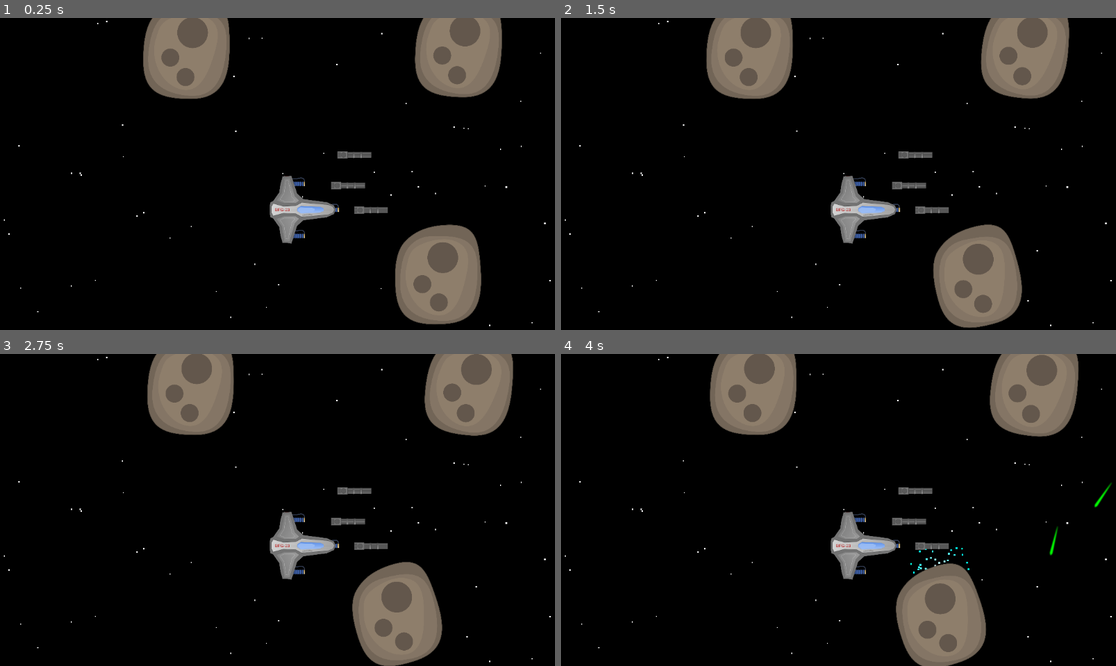
Above: before the commit, frames 1-4 (two rows, left to right).
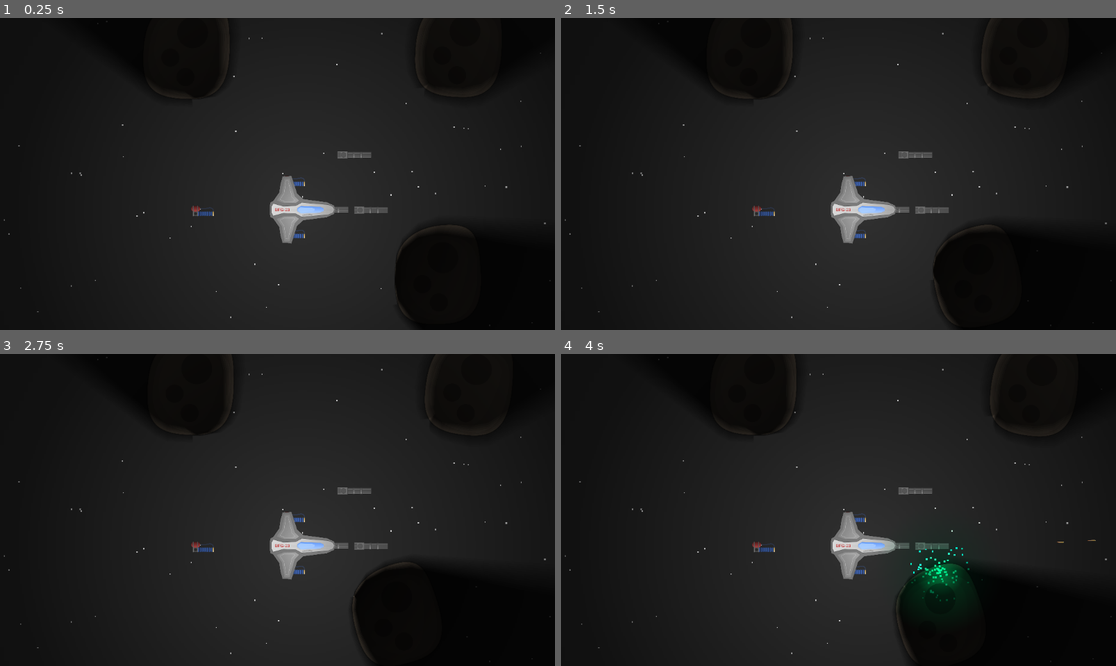
Above: after the commit, the same moments.

Repository: mkormout/graviton
Game: Godot game, scene res://world.tscn
Same seed, same stepped clock (60 frames per second), same inputs: the game is played once before the commit and once after it.
Inputs:
- Up to frame 1 (0.25 s): no input
- Up to frame 2 (1.5 s): tap Space at 0.77 s
- Up to frame 3 (2.75 s): tap Space at 1.52 s
- Up to frame 4 (4 s): tap Space at 3.02, 3.77 s

The runs differ from the first frame. In frame 1, 67% of the frame differs, in the area x 0-100%, y 0-100%; in frame 2, 66%; in frame 3, 65%; in frame 4, 65%.

Commit message:
lights

Diff:
--- a/components/bullet-hit.gd
+++ b/components/bullet-hit.gd
@@ -1,8 +1,11 @@
 class_name BulletHit
 extends Node2D
 
+@export var time: float = 0.5
+
 func _ready():
-	die(0.5)
+	die(time)
+	pass
 
 func die(delay: float):
 	await get_tree().create_timer(delay).timeout
--- a/components/bullet.gd
+++ b/components/bullet.gd
@@ -2,17 +2,18 @@
 extends RigidBody2D
 
 @export var effect: PackedScene
+@export var life: float = 2.0
 
 func _ready():
 	connect("body_entered", collision)
-	die(2.0)
+	die(life)
 
 func collision(body):
 	if body is Asteroid:
 		var instance = effect.instantiate() as Node2D
-		instance.position = position
-		get_parent().add_child(instance)
-		die(0.2)
+		instance.global_position = global_position
+		get_tree().get_root().add_child(instance)
+		die(0.1)
 
 func die(delay: float):
 	await get_tree().create_timer(delay).timeout
--- a/components/propeller-movement.gd
+++ b/components/propeller-movement.gd
@@ -3,6 +3,7 @@
 
 @export var body: RigidBody2D
 @export var particles: CPUParticles2D
+@export var light: PointLight2D
 @export var profile: PropellerMovementProfile
 @export var action: StringName
 @export var position: Vector2
@@ -13,6 +14,9 @@
 	if particles:
 		particles.emitting = active
 
+	if light:
+		light.enabled = active
+
 	if active:
 		body.apply_force(
 			profile.vector.rotated(body.rotation) * profile.thrust * delta * 100,
--- a/prefabs/asteroid-medium-1.tscn
+++ b/prefabs/asteroid-medium-1.tscn
@@ -1,7 +1,10 @@
-[gd_scene load_steps=3 format=3 uid="uid://cwp2sgwkhew6n"]
+[gd_scene load_steps=4 format=3 uid="uid://cwp2sgwkhew6n"]
 
 [ext_resource type="Script" path="res://components/asteroid.gd" id="1_2vbdd"]
 [ext_resource type="Texture2D" uid="uid://c8yfvagmfbcxl" path="res://images/asteroid-medium-1.png" id="1_jdx2l"]
+
+[sub_resource type="OccluderPolygon2D" id="OccluderPolygon2D_x4f7r"]
+polygon = PackedVector2Array(53, 523, 249, 486, 362, 391, 432, 256, 443, 57, 458, -155, 425, -344, 341, -483, 57, -525, -174, -477, -343, -348, -418, -200, -454, 46, -435, 274, -367, 423, -241, 492)
 
 [node name="Asteroid-medium-1" type="RigidBody2D"]
 collision_layer = 3
@@ -14,3 +17,6 @@
 
 [node name="CollisionPolygon2D" type="CollisionPolygon2D" parent="."]
 polygon = PackedVector2Array(-447, -1, -427, -151, -366, -320, -261, -421, -123, -490, 111, -520, 330, -475, 405, -388, 443, -272, 453, -131, 440, 170, 414, 289, 359, 392, 242, 481, 71, 515, -106, 506, -247, 484, -357, 416, -411, 338, -442, 233)
+
+[node name="LightOccluder2D" type="LightOccluder2D" parent="."]
+occluder = SubResource("OccluderPolygon2D_x4f7r")
--- a/prefabs/laser/bullet-hit.tscn
+++ b/prefabs/laser/laser-bullet-hit.tscn
@@ -10,7 +10,20 @@
 offsets = PackedFloat32Array(0, 0.211215, 0.392523, 1)
 colors = PackedColorArray(1, 1, 1, 1, 0, 1, 1, 1, 0, 1, 0.501961, 1, 0, 0.545098, 0, 1)
 
-[node name="Bullet-hit" type="Node2D"]
+[sub_resource type="Gradient" id="Gradient_vpagk"]
+offsets = PackedFloat32Array(0, 0.281385, 0.701299)
+colors = PackedColorArray(1, 1, 1, 1, 1, 1, 1, 0.243137, 1, 1, 1, 0)
+
+[sub_resource type="GradientTexture2D" id="GradientTexture2D_hn52j"]
+gradient = SubResource("Gradient_vpagk")
+width = 300
+height = 300
+use_hdr = true
+fill = 1
+fill_from = Vector2(0.5, 0.5)
+fill_to = Vector2(1, 1)
+
+[node name="LaserBulletHit" type="Node2D"]
 script = ExtResource("1_5ganj")
 
 [node name="CPUParticles2D" type="CPUParticles2D" parent="."]
@@ -27,3 +40,15 @@
 scale_amount_max = 20.0
 scale_amount_curve = SubResource("Curve_kqsga")
 color_ramp = SubResource("Gradient_stfm5")
+
+[node name="PointLight2D" type="PointLight2D" parent="."]
+z_index = 10
+color = Color(0, 1, 0.588235, 1)
+energy = 1.1
+blend_mode = 2
+shadow_color = Color(0, 0, 0, 0.905882)
+shadow_filter = 2
+shadow_filter_smooth = 1.7
+texture = SubResource("GradientTexture2D_hn52j")
+texture_scale = 4.53
+height = 100.0
--- a/prefabs/laser/laser-bullet.tscn
+++ b/prefabs/laser/laser-bullet.tscn
@@ -2,12 +2,12 @@
 
 [ext_resource type="Script" path="res://components/bullet.gd" id="1_pgpjq"]
 [ext_resource type="Texture2D" uid="uid://ncjba5q4ihas" path="res://images/laser-bullet.png" id="2_8kldn"]
-[ext_resource type="PackedScene" uid="uid://bea8xntn1kx3l" path="res://prefabs/laser/bullet-hit.tscn" id="2_rs20m"]
+[ext_resource type="PackedScene" uid="uid://bea8xntn1kx3l" path="res://prefabs/laser/laser-bullet-hit.tscn" id="2_rs20m"]
 
 [sub_resource type="RectangleShape2D" id="RectangleShape2D_djo2k"]
 size = Vector2(20, 304)
 
-[node name="Laser-bullet" type="RigidBody2D"]
+[node name="LaserBullet" type="RigidBody2D"]
 collision_layer = 2
 max_contacts_reported = 100
 contact_monitor = true
--- a/prefabs/laser/laser.tscn
+++ b/prefabs/laser/laser.tscn
@@ -9,10 +9,11 @@
 size = Vector2(112, 237)
 
 [node name="Laser" type="RigidBody2D" node_paths=PackedStringArray("barrel")]
+z_index = 1
 script = ExtResource("1_e5n1t")
 ammo = ExtResource("2_nvrsh")
 barrel = NodePath("Barrel")
-rate = 0.1
+rate = 0.2
 velocity = 15000.0
 
 [node name="Sprite2D" type="Sprite2D" parent="."]
--- a/prefabs/minigun/bullet-hit.tscn
+++ /dev/null
@@ -1,29 +0,0 @@
-[gd_scene load_steps=4 format=3 uid="uid://b8d4dssoxnkg2"]
-
-[ext_resource type="Script" path="res://components/bullet-hit.gd" id="1_xka3m"]
-
-[sub_resource type="Curve" id="Curve_kqsga"]
-_data = [Vector2(0, 1), 0.0, 0.0, 0, 0, Vector2(1, 0.0901849), 0.0, 0.0, 0, 0]
-point_count = 2
-
-[sub_resource type="Gradient" id="Gradient_stfm5"]
-offsets = PackedFloat32Array(0, 0.211215, 0.392523, 1)
-colors = PackedColorArray(1, 1, 1, 1, 1, 0.827451, 0, 1, 1, 0.647059, 0, 1, 1, 0, 0, 1)
-
-[node name="Bullet-hit" type="Node2D"]
-script = ExtResource("1_xka3m")
-
-[node name="CPUParticles2D" type="CPUParticles2D" parent="."]
-scale = Vector2(10, 10)
-amount = 10
-lifetime = 0.3
-explosiveness = 0.66
-direction = Vector2(2.08165e-12, 2.08165e-12)
-spread = 180.0
-gravity = Vector2(2.08165e-12, 2.08165e-12)
-initial_velocity_min = 200.0
-initial_velocity_max = 200.0
-scale_amount_min = 10.0
-scale_amount_max = 10.0
-scale_amount_curve = SubResource("Curve_kqsga")
-color_ramp = SubResource("Gradient_stfm5")
--- a/prefabs/minigun/bullet.tscn
+++ /dev/null
@@ -1,23 +0,0 @@
-[gd_scene load_steps=5 format=3 uid="uid://cn8cxmqc4klkd"]
-
-[ext_resource type="Script" path="res://components/bullet.gd" id="1_axqi3"]
-[ext_resource type="PackedScene" uid="uid://b8d4dssoxnkg2" path="res://prefabs/minigun/bullet-hit.tscn" id="2_2r4id"]
-[ext_resource type="Texture2D" uid="uid://nl7mgr0qflsk" path="res://images/minigun-bullet.png" id="2_uhy1t"]
-
-[sub_resource type="RectangleShape2D" id="RectangleShape2D_aamf1"]
-size = Vector2(12, 84)
-
-[node name="Bullet" type="RigidBody2D"]
-collision_layer = 2
-max_contacts_reported = 100
-contact_monitor = true
-script = ExtResource("1_axqi3")
-effect = ExtResource("2_2r4id")
-
-[node name="Sprite2D" type="Sprite2D" parent="."]
-rotation = 1.5708
-texture = ExtResource("2_uhy1t")
-
-[node name="CollisionShape2D" type="CollisionShape2D" parent="."]
-rotation = 1.5708
-shape = SubResource("RectangleShape2D_aamf1")
--- /dev/null
+++ b/prefabs/minigun/minigun-bullet-hit.tscn
@@ -0,0 +1,54 @@
+[gd_scene load_steps=6 format=3 uid="uid://b8d4dssoxnkg2"]
+
+[ext_resource type="Script" path="res://components/bullet-hit.gd" id="1_te3u4"]
+
+[sub_resource type="Curve" id="Curve_kqsga"]
+_data = [Vector2(0, 1), 0.0, 0.0, 0, 0, Vector2(1, 0.0901849), 0.0, 0.0, 0, 0]
+point_count = 2
+
+[sub_resource type="Gradient" id="Gradient_stfm5"]
+offsets = PackedFloat32Array(0, 0.211215, 0.392523, 1)
+colors = PackedColorArray(1, 1, 1, 1, 1, 0.827451, 0, 1, 1, 0.647059, 0, 1, 1, 0, 0, 1)
+
+[sub_resource type="Gradient" id="Gradient_4dtcr"]
+offsets = PackedFloat32Array(0, 0.281385, 0.701299)
+colors = PackedColorArray(1, 1, 1, 1, 1, 1, 1, 0.243137, 1, 1, 1, 0)
+
+[sub_resource type="GradientTexture2D" id="GradientTexture2D_daifg"]
+gradient = SubResource("Gradient_4dtcr")
+width = 300
+height = 300
+use_hdr = true
+fill = 1
+fill_from = Vector2(0.5, 0.5)
+fill_to = Vector2(1, 1)
+
+[node name="MinigunBulletHit" type="Node2D"]
+script = ExtResource("1_te3u4")
+
+[node name="CPUParticles2D" type="CPUParticles2D" parent="."]
+scale = Vector2(10, 10)
+amount = 10
+lifetime = 0.3
+explosiveness = 0.66
+direction = Vector2(2.08165e-12, 2.08165e-12)
+spread = 180.0
+gravity = Vector2(2.08165e-12, 2.08165e-12)
+initial_velocity_min = 200.0
+initial_velocity_max = 200.0
+scale_amount_min = 10.0
+scale_amount_max = 10.0
+scale_amount_curve = SubResource("Curve_kqsga")
+color_ramp = SubResource("Gradient_stfm5")
+
+[node name="PointLight2D" type="PointLight2D" parent="."]
+z_index = 10
+color = Color(1, 0.8, 0, 1)
+energy = 1.1
+blend_mode = 2
+shadow_color = Color(0, 0, 0, 0.905882)
+shadow_filter = 2
+shadow_filter_smooth = 1.7
+texture = SubResource("GradientTexture2D_daifg")
+texture_scale = 4.53
+height = 100.0
--- /dev/null
+++ b/prefabs/minigun/minigun-bullet.tscn
@@ -0,0 +1,23 @@
+[gd_scene load_steps=5 format=3 uid="uid://cn8cxmqc4klkd"]
+
+[ext_resource type="Script" path="res://components/bullet.gd" id="1_ur8u5"]
+[ext_resource type="PackedScene" uid="uid://b8d4dssoxnkg2" path="res://prefabs/minigun/minigun-bullet-hit.tscn" id="2_f53pa"]
+[ext_resource type="Texture2D" uid="uid://nl7mgr0qflsk" path="res://images/minigun-bullet.png" id="3_qdyd7"]
+
+[sub_resource type="RectangleShape2D" id="RectangleShape2D_aamf1"]
+size = Vector2(12, 84)
+
+[node name="MinigunBullet" type="RigidBody2D"]
+collision_layer = 2
+max_contacts_reported = 100
+contact_monitor = true
+script = ExtResource("1_ur8u5")
+effect = ExtResource("2_f53pa")
+
+[node name="Sprite2D" type="Sprite2D" parent="."]
+rotation = 1.5708
+texture = ExtResource("3_qdyd7")
+
+[node name="CollisionShape2D" type="CollisionShape2D" parent="."]
+rotation = 1.5708
+shape = SubResource("RectangleShape2D_aamf1")
--- a/prefabs/minigun/minigun.tscn
+++ b/prefabs/minigun/minigun.tscn
@@ -2,13 +2,14 @@
 
 [ext_resource type="Texture2D" uid="uid://d0mea2b5pdefi" path="res://images/minigun.png" id="1_acpa0"]
 [ext_resource type="Script" path="res://components/mountable-weapon.gd" id="1_f25lk"]
-[ext_resource type="PackedScene" uid="uid://cn8cxmqc4klkd" path="res://prefabs/minigun/bullet.tscn" id="2_72a78"]
+[ext_resource type="PackedScene" uid="uid://cn8cxmqc4klkd" path="res://prefabs/minigun/minigun-bullet.tscn" id="2_72a78"]
 [ext_resource type="Script" path="res://components/mount-point.gd" id="2_uuclo"]
 
 [sub_resource type="RectangleShape2D" id="RectangleShape2D_apxb2"]
 size = Vector2(70, 346)
 
 [node name="Minigun" type="RigidBody2D" node_paths=PackedStringArray("barrel")]
+z_index = 1
 script = ExtResource("1_f25lk")
 ammo = ExtResource("2_72a78")
 barrel = NodePath("Barrel")
--- a/prefabs/ship-bfg-23/propeller-left.tres
+++ b/prefabs/ship-bfg-23/propeller-left.tres
@@ -4,5 +4,5 @@
 
 [resource]
 script = ExtResource("1_mg1i7")
-thrust = 2000000
+thrust = 1500000
 vector = Vector2(2.08165e-12, 1)
--- a/prefabs/ship-bfg-23/propeller-right.tres
+++ b/prefabs/ship-bfg-23/propeller-right.tres
@@ -4,5 +4,5 @@
 
 [resource]
 script = ExtResource("1_8u7m3")
-thrust = 2000000
+thrust = 1500000
 vector = Vector2(2.08165e-12, -1)
--- a/prefabs/ship-bfg-23/ship-bfg-23.tscn
+++ b/prefabs/ship-bfg-23/ship-bfg-23.tscn
@@ -16,6 +16,22 @@
 offsets = PackedFloat32Array(0, 0.0696203, 0.139241, 0.560127, 1)
 colors = PackedColorArray(1, 0.894118, 1, 1, 0, 0.858824, 1, 1, 0, 0.359544, 1, 1, 0, 0.0784314, 1, 1, 0, 0, 1, 0)
 
+[sub_resource type="Gradient" id="Gradient_aalgs"]
+offsets = PackedFloat32Array(0, 0.281385, 0.701299)
+colors = PackedColorArray(1, 1, 1, 1, 1, 1, 1, 0.243137, 1, 1, 1, 0)
+
+[sub_resource type="GradientTexture2D" id="GradientTexture2D_ysh2g"]
+gradient = SubResource("Gradient_aalgs")
+width = 300
+height = 300
+use_hdr = true
+fill = 1
+fill_from = Vector2(0.5, 0.5)
+fill_to = Vector2(1, 1)
+
+[sub_resource type="OccluderPolygon2D" id="OccluderPolygon2D_23wga"]
+polygon = PackedVector2Array(-343, -42, -334, -77, -305, -92, -244, -179, -210, -344, -118, -354, -59, -170, 7, -111, 246, -81, 326, -46, 344, 0, 327, 47, 249, 80, 6, 111, -56, 168, -116, 353, -209, 345, -242, 181, -308, 88, -334, 79, -344, 39)
+
 [node name="ShipBFG23" type="RigidBody2D"]
 mass = 2000.0
 linear_damp = 1.0
@@ -26,10 +42,11 @@
 rotation = 1.5708
 texture = ExtResource("1_2jagq")
 
-[node name="PropellerMain" type="Node" parent="." node_paths=PackedStringArray("body", "particles")]
+[node name="PropellerMain" type="Node" parent="." node_paths=PackedStringArray("body", "particles", "light")]
 script = ExtResource("2_5nbxa")
 body = NodePath("..")
 particles = NodePath("../PropellerMainEffect")
+light = NodePath("../PropellerMainEffect/PropellerMainEffectLight")
 profile = ExtResource("3_vf8yn")
 action = &"ui_up"
 position = Vector2(-330, 2.08165e-12)
@@ -57,14 +74,29 @@
 lifetime = 0.2
 lifetime_randomness = 1.0
 direction = Vector2(-1, 2.08165e-12)
-spread = 30.0
+spread = 25.0
 gravity = Vector2(2.08165e-12, 2.08165e-12)
-initial_velocity_min = 500.0
-initial_velocity_max = 5000.0
+initial_velocity_min = 800.0
+initial_velocity_max = 8000.0
 scale_amount_min = 20.0
 scale_amount_max = 40.0
 scale_amount_curve = SubResource("Curve_cbbmj")
 color_ramp = SubResource("Gradient_c3pwc")
+
+[node name="PropellerMainEffectLight" type="PointLight2D" parent="PropellerMainEffect"]
+z_index = 10
+position = Vector2(-44, -2.08165e-12)
+color = Color(0, 0.243137, 1, 1)
+energy = 1.1
+blend_mode = 2
+shadow_enabled = true
+shadow_color = Color(0, 0, 0, 0.905882)
+shadow_filter = 2
+shadow_filter_smooth = 1.7
+shadow_item_cull_mask = 2
+texture = SubResource("GradientTexture2D_ysh2g")
+texture_scale = 50.0
+height = 100.0
 
 [node name="PropellerLeftEffect" type="CPUParticles2D" parent="."]
 position = Vector2(241, -76)
@@ -114,3 +146,19 @@
 
 [node name="CollisionPolygon2D" type="CollisionPolygon2D" parent="."]
 polygon = PackedVector2Array(-116, 352, -56, 167, 8, 111, 250, 80, 326, 46, 344, 0, 326, -46, 250, -80, 6, -111, -58, -170, -116, -356, -209, -345, -242, -182, -308, -89, -334, -78, -334, 79, -307, 90, -242, 182, -208, 346)
+
+[node name="PointLight2D" type="PointLight2D" parent="."]
+z_index = 10
+energy = 1.1
+blend_mode = 2
+shadow_enabled = true
+shadow_color = Color(0, 0, 0, 0.905882)
+shadow_filter = 2
+shadow_filter_smooth = 1.7
+texture = SubResource("GradientTexture2D_ysh2g")
+texture_scale = 50.0
+height = 100.0
+
+[node name="LightOccluder2D" type="LightOccluder2D" parent="."]
+occluder = SubResource("OccluderPolygon2D_23wga")
+occluder_light_mask = 2
--- a/project.godot
+++ b/project.godot
@@ -24,3 +24,4 @@
 
 renderer/rendering_method="gl_compatibility"
 renderer/rendering_method.mobile="gl_compatibility"
+environment/defaults/default_clear_color=Color(0, 0, 0, 1)
--- a/world.gd
+++ b/world.gd
@@ -17,6 +17,6 @@
 	pass
 
 func mount_minigun():
-	$"Ship-bfg-23".mount_weapon($Laser, "")
+	$"Ship-bfg-23".mount_weapon($Minigun, "")
 	$"Ship-bfg-23".mount_weapon($Laser2, "left")
 	$"Ship-bfg-23".mount_weapon($Laser3, "right")
--- a/world.tscn
+++ b/world.tscn
@@ -49,7 +49,7 @@
 rate = 0.01
 
 [node name="CPUParticles2D" type="CPUParticles2D" parent="."]
-z_index = -256
+z_index = -1
 amount = 15000
 lifetime = 200.0
 preprocess = 200.0
@@ -66,6 +66,7 @@
 
 [node name="ColorRect" type="ColorRect" parent="."]
 z_index = -500
+z_as_relative = false
 anchors_preset = 9
 anchor_bottom = 1.0
 offset_left = -15033.0
@@ -74,7 +75,7 @@
 offset_bottom = 10519.0
 grow_horizontal = 2
 grow_vertical = 2
-color = Color(0, 0, 0, 1)
+color = Color(0.172549, 0.172549, 0.172549, 1)
 
 [node name="Camera2D" type="Camera2D" parent="."]
 
@@ -88,3 +89,6 @@
 [node name="Laser3" parent="." node_paths=PackedStringArray("barrel") instance=ExtResource("5_lmqhq")]
 position = Vector2(-777, 384)
 barrel = NodePath("../Laser/Barrel")
+
+[node name="CanvasModulate" type="CanvasModulate" parent="."]
+color = Color(0.168627, 0.168627, 0.168627, 1)
Not shown: 1 places in prefabs/laser/laser-bullet-hit.tscn that only renumber resources
Not shown, removed: prefabs/minigun/BulletRicochet01.mp3.import
Not shown: 1 places in prefabs/ship-bfg-23/ship-bfg-23.tscn that only renumber resources
Not shown, removed: prefabs/minigun/BulletRicochet01.mp3
